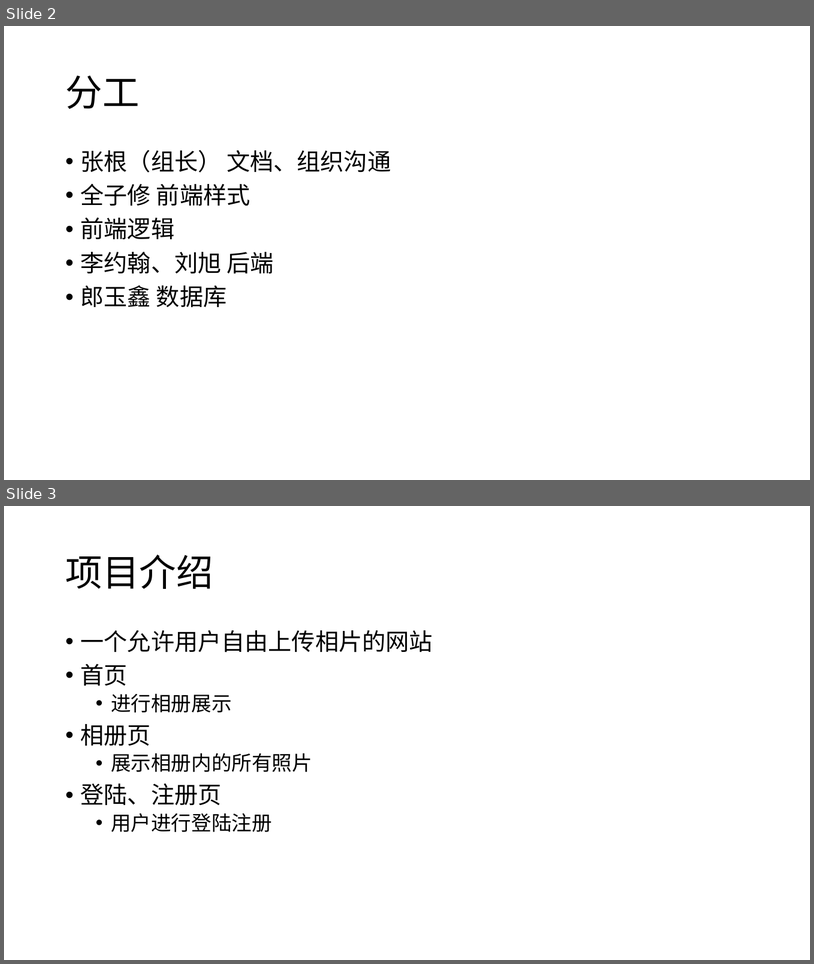
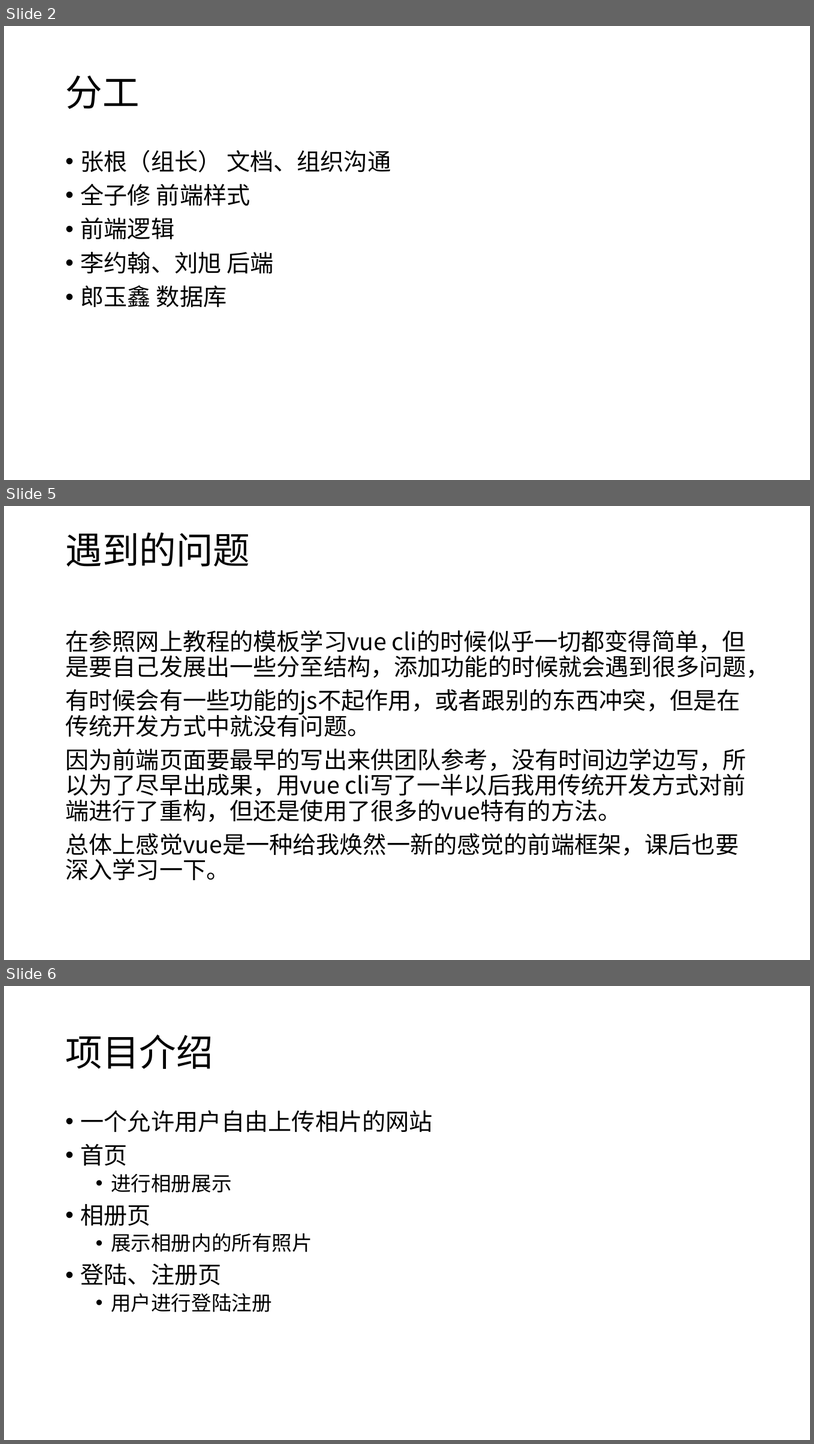
Before and after one commit to daxuliu/softwarelearn, a slide deck: 文档/项目展示-1.pptx. Shown one above the other, each under a label of ours: slides 2 and 3 before the commit, slides 2, 5 and 6 after it; the slides between them are not shown. The pictures are 814x964 and 814x1444 pixels, drawn with LibreOffice and Linux fonts; fonts in the diff are those of the drawing. Boxes give left, top, right and bottom in pixels: in the first picture for what was removed or moved away, otherwise in the second. Text is boxed around its words. In the diff, an @@ line names an element or a change of style, - is before the commit and + after.

```diff
--- a/文档/项目展示-1.pptx
+++ b/文档/项目展示-1.pptx
@@ slide 5 added at box(4, 506, 810, 960), background #FFFFFF @@
@@ title added at box(65, 532, 250, 567), 44 pt, text #000000 @@
+遇到的问题
@@ text added at box(65, 630, 770, 880), 28 pt, text #000000 @@
+在参照网上教程的模板学习vue cli的时候似乎一切都变得简单，但是要自己发展出一些分至结构，添加功能的时候就会遇到很多问题，
+有时候会有一些功能的js不起作用，或者跟别的东西冲突，但是在传统开发方式中就没有问题。
+因为前端页面要最早的写出来供团队参考，没有时间边学边写，所以为了尽早出成果，用vue cli写了一半以后我用传统开发方式对前端进行了重构，但还是使用了很多的vue特有的方法。
+总体上感觉vue是一种给我焕然一新的感觉的前端框架，课后也要深入学习一下。
@@ what was slide 3 is now slide 6 @@
```
Also in this commit, not shown: 2 other slides added.
